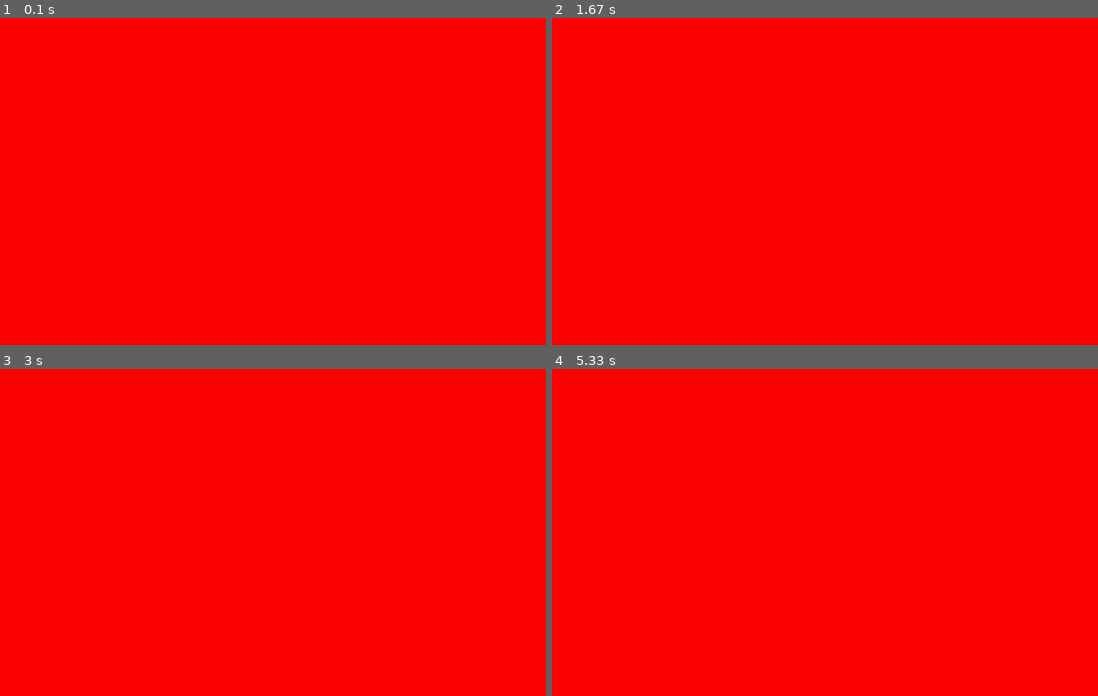
Above: before the commit, frames 1-4 (two rows, left to right).
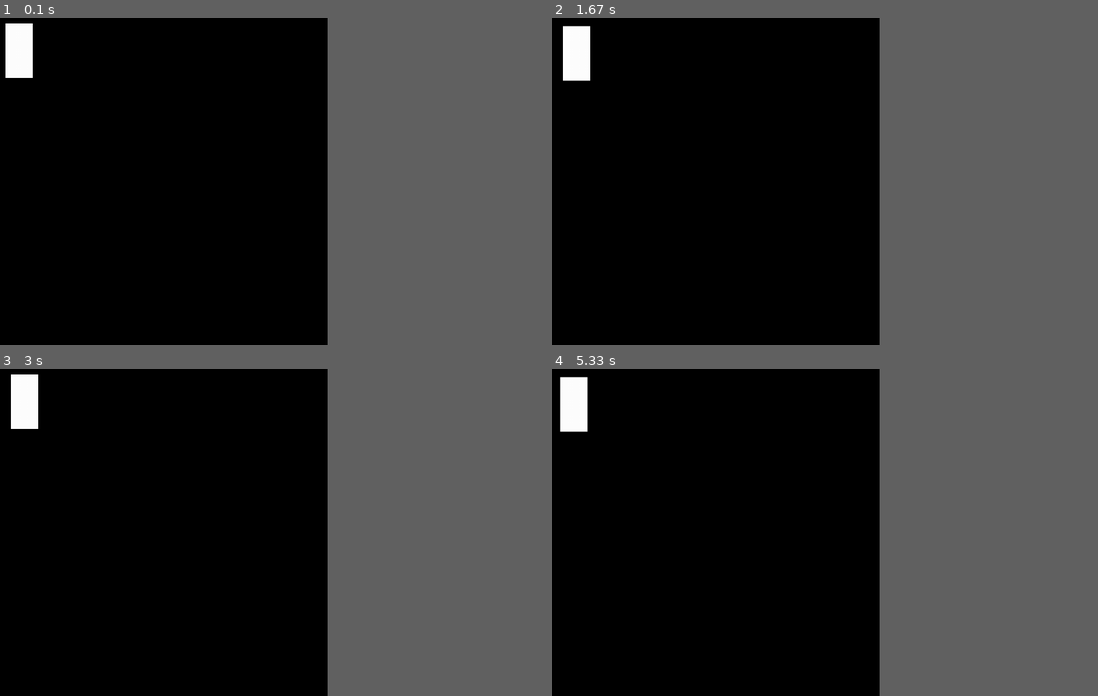
Above: after the commit, the same moments.

Repository: divyshri/PyGame-Practice
Game: pygame game, started from pygame_keyboard.py
Two runs of this game, one before a commit and one after it. Both use one fixed random seed, a clock stepped at 60 frames per second and the inputs below.
Inputs:
- Up to frame 1 (0.1 s): no input
- Up to frame 2 (1.67 s): hold S 0.33-0.8 s; hold Right 0.33-0.8 s; tap Enter at 0.83 s; hold D 1.17-1.63 s
- Up to frame 3 (3 s): hold Up 1.67-1.97 s; hold D 2-2.47 s; hold Left from 2.5 s (still down)
- Up to frame 4 (5.33 s): release Left at 3.03 s; hold S 3.07-3.37 s; hold Left 3.4-3.8 s; hold W 3.83-4.2 s; hold Right 4.23-4.87 s; hold S 4.9-5.27 s; hold Left from 5.3 s (still down)
In our replay, the window is 900x540 before the commit and 540x540 after it. These sizes can differ from the game's own. Grey fills any space a smaller window leaves; there, only what the larger window draws over its background counts as a difference.

The runs differ from the first frame. In frame 1, 60% of the frame differs, in the area x 0-60%, y 0-100%; in frame 2, 60%; in frame 3, 60%; in frame 4, 60%.

Commit message:
Keyboard movement template

Diff:
--- a/pygame_keyboard.py
+++ b/pygame_keyboard.py
@@ -1,23 +1,54 @@
 import pygame, sys, os
 from pygame.locals import *
 
-red = [255, 0 , 0]
+catx = 10
+caty = 10
+screen = 0
 
-pygame.init()
+def myQuit():
+	pygame.quit()
+	sys.exit(0)
 
-window = pygame.display.set_mode((1000,600))
-pygame.display.set_caption('Slither.eat')
+def check_inputs(events):
+	global catx,caty,screen
+
+	for event in events:
+		if event.type == QUIT:
+			quit()
+		else:
+			if event.type == KEYDOWN:
+				if event.key == K_ESCAPE:
+					myQuit()
+				elif event.key == K_LEFT or event.key == K_a:
+					catx -= 5
+					print("maove Rectangle Left")
+				elif event.key == K_RIGHT or event.key == K_d:
+					catx += 5
+					print("Move Rectangle Right")
+				elif event.key == K_UP or event.key == K_w:
+					caty -= 5
+					print("Move Rectangle UP")
+				elif event.key == K_DOWN or event.key == K_s:
+					caty += 5
+					print("Move Rectangle Down")
+				else:
+					print(event.key)
+	screen.fill((0,0,0))
+	pygame.draw.rect(screen,(255,255,255),(catx,caty,50,100))
+	pygame.display.update()
 
 
-screen  = pygame.display.get_surface()
-screen.fill(red)
-pygame.display.set_caption("Snake")
-pygame.display.flip()
 
-while True:
-	for event in pygame.event.get():
-		print(event)
-		if event.type == QUIT:
-			pygame.quit()
-			sys.exit()
+def main():
+	global screen
+	pygame.init()
+	window = pygame.display.set_mode((600,600))
+	pygame.display.set_caption('KeyBoard Move')
+	screen  = pygame.display.get_surface()
 	pygame.display.update()
+
+	while True:
+		check_inputs(pygame.event.get())
+
+
+main()
